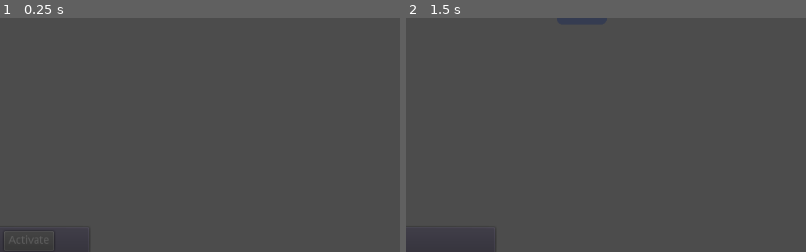
Above: before the commit, frames 1-2 (left to right).
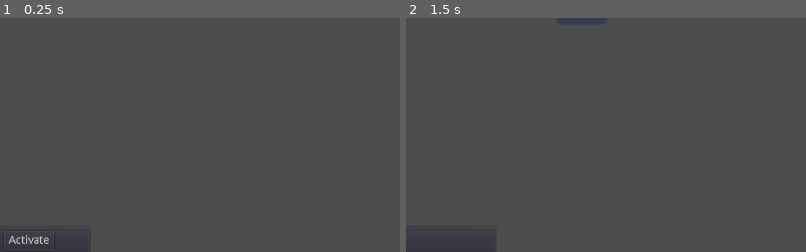
Above: after the commit, the same moments.

Repository: mwerezak/godot-heavy-gear
Game: Godot game, scene res://scripts/MainMap.tscn
Same seed, same stepped clock (60 frames per second), same inputs: the game is played once before the commit and once after it. The engine's default icon, where the game draws it, is replaced by a stand-in: a white triangle on a blue panel in a dark square.
Inputs (mouse positions are % of the whole screen's width and height, from its top left):
- Up to frame 1 (0.25 s): no input
- Up to frame 2 (1.5 s): click "Spawn Unit" at 0.5 s; tap Enter at 1.25 s; move the mouse to (72, 45) at 1.27 s; press the mouse at (72, 45) at 1.28 s; hold Right (view_pan_right) from 1.28 s (still down)
The pictures show only the part of the screen within x 47-97%, y 49-99%; the shares and areas given below are measured in that part.

The runs differ from the first frame. In frame 1, 0.2% of the frame differs, in the area x 2-13%, y 92-97%; in frame 2, nothing differs.

Commit message:
Reusable unit selection

Diff:
--- a/game/scripts/SelectableUnit.gd
+++ b/game/scripts/SelectableUnit.gd
@@ -12,16 +12,3 @@
 func _collider_mouse_exited():
 	has_mouse = false
 	emit_signal("mouse_exited")
-
-
-
-## TODO - this sucks
-
-onready var selected = $SelectedMarker
-
-func show_selected_marker(modulate=null):
-	selected.modulate = modulate if modulate else Color(1,1,1,1)
-	selected.show()
-
-func hide_selected_marker():
-	selected.hide()
--- a/game/scripts/SelectableUnit.tscn
+++ b/game/scripts/SelectableUnit.tscn
@@ -1,8 +1,7 @@
-[gd_scene load_steps=4 format=2]
+[gd_scene load_steps=3 format=2]
 
 [ext_resource path="res://scripts/SelectableUnit.gd" type="Script" id=1]
 [ext_resource path="res://icons/icon.png" type="Texture" id=2]
-[ext_resource path="res://icons/cadre_64.png" type="Texture" id=3]
 
 [node name="SelectableUnit" type="Node2D" index="0" groups=[
 "selectable_objects",
@@ -34,14 +33,6 @@
 build_mode = 0
 polygon = PoolVector2Array( -26.3511, 32.0606, 25.4142, 32.0606, 29.6202, 30.1194, 31.5614, 26.8841, 31.5614, -25.5284, 29.9437, -28.4402, 25.7378, -31.6755, -26.0276, -31.6755, -28.9394, -29.7343, -31.5277, -26.499, -31.8512, 23.9723, -30.8806, 28.1782 )
 
-[node name="SelectedMarker" type="Sprite" parent="." index="2"]
-
-visible = false
-position = Vector2( 0, -45 )
-scale = Vector2( 0.25, 0.25 )
-texture = ExtResource( 3 )
-_sections_unfolded = [ "Transform", "Visibility" ]
-
 [connection signal="mouse_entered" from="Collider" to="." method="_collider_mouse_entered"]
 
 [connection signal="mouse_exited" from="Collider" to="." method="_collider_mouse_exited"]
--- a/game/scripts/UIContext/ActivateUnit.gd
+++ b/game/scripts/UIContext/ActivateUnit.gd
@@ -1,65 +1,60 @@
 extends "UIContextBase.gd"
 
-const marker_hover_color = Color(1,1,1)
-const marker_selected_color = Color(0.25, 0.8, 0.25)
+const UnitSelectorSingle = preload("res://scripts/UnitSelectorSingle.gd")
+
+class OverlayFactory:
+	var _overlay_texture
+	var _modulate_color
+
+	func _init(modulate_color):
+		_modulate_color = modulate_color
+
+		var overlay_image = Image.new()
+		overlay_image.load("res://icons/cadre_64.png")
+
+		_overlay_texture = ImageTexture.new()
+		_overlay_texture.create_from_image(overlay_image)
+
+
+	func create_overlay_node(object):
+		var overlay = Sprite.new()
+		overlay.texture = _overlay_texture
+		overlay.modulate = _modulate_color
+		overlay.scale = Vector2(1,1)*0.25
+		overlay.offset = Vector2(0, -45/0.25)
+		return overlay
+
+
+var unit_selector = UnitSelectorSingle.new(
+	OverlayFactory.new(Color(0.7, 0.7, 0.7)),  #hover
+	OverlayFactory.new(Color(0.35, 1,0, 0.35)) #selected
+)
+
+var selection = null
 
 onready var select_button = $MarginContainer/HBoxContainer/Activate
 
-var selected = null setget set_selected, get_selected
-
-func activated(context_manager, args):
-	.activated(context_manager, args)
-	selected = null
+func deactivated(context_manager):
+	.deactivated(context_manager)
+	selection = null
 	select_button.disabled = true
 
-func resumed(context_manager):
-	.resumed(context_manager)
-	select_button.disabled = (get_selected() == null)
+## if we're hidden, also hide any selections
+func hide():
+	.hide()
+	if selection:
+		selection.hide()
+
+func show():
+	.show()
+	if selection:
+		selection.show()
 
 func objects_input(map, objects, event):
-	var selected = get_selected()
+	var cur_selected = selection.selected if selection else null
 	if event.is_action_pressed("click_select"):
-		var idx = -1
-		if selected:
-			idx = objects.find(selected)
-
-		var next_selected
-		if idx < 0:
-			#start with the first of the highlighed objects
-			set_selected(objects.front())
-		elif objects.size() > 1:
-			#cycle through highlighted objects
-			var next_object = objects[ (idx+1) % objects.size() ]
-			var prev_object = selected
-			set_selected(next_object)
-			highlight_object(prev_object)
-
-
+		if selection: selection.cleanup()
+		selection = unit_selector.create_selection(objects, selection)
+		unit_selector.highlight_objects(objects, cur_selected)
 	elif event is InputEventMouseMotion:
-		for object in objects:
-			if object != selected:
-				highlight_object(object)
-
-func set_selected(object):
-	var cur_selected = get_selected()
-	if cur_selected != object:
-		if cur_selected:
-			cur_selected.hide_selected_marker()
-
-		selected = weakref(object)
-		if object:
-			object.show_selected_marker(marker_selected_color)
-			select_button.disabled = false
-		else:
-			select_button.disabled = true
-
-func get_selected():
-	return selected.get_ref() if selected else null
-
-func highlight_object(object):
-	object.show_selected_marker(marker_hover_color)
-	object.connect("mouse_exited", self, "_on_object_mouse_exited", [object], CONNECT_ONESHOT)
-
-func _on_object_mouse_exited(object):
-	if object != get_selected():
-		object.hide_selected_marker()
+		unit_selector.highlight_objects(objects, cur_selected)
--- /dev/null
+++ b/game/scripts/UnitSelection.gd
@@ -0,0 +1,40 @@
+extends Reference
+
+var selected setget , get_selected
+var _selected_overlays = {}
+
+## we're very lax about what can be a selected_overlay
+## it is anything that can be queue_free()'d when the Selection is deleted.
+## it could be a child of object, but it doesn't have to be.
+func add(object, selected_overlay):
+	if !_selected_overlays.has(object):
+		_selected_overlays[object] = selected_overlay
+
+func has(object):
+	return _selected_overlays.has(object)
+
+## updates this selection to include the contents of another selection
+func extend(selection):
+	for object in selection._selected_overlays:
+		var overlay = selection._selected_overlays[object]
+		add(object, overlay)
+
+func get_selected():
+	return _selected_overlays.keys()
+
+func hide():
+	for overlay in _selected_overlays.values():
+		overlay.hide()
+
+func show():
+	for overlay in _selected_overlays.values():
+		overlay.show()
+
+func cleanup():
+	for overlay in _selected_overlays.values():
+		overlay.queue_free()
+
+## Remove all selected overlays when the selection is deleted.
+#func _notification(n):
+#	if n == NOTIFICATION_PREDELETE:
+#		cleanup()
--- /dev/null
+++ b/game/scripts/UnitSelector.gd
@@ -0,0 +1,56 @@
+extends Reference
+
+const UnitSelection = preload("res://scripts/UnitSelection.gd")
+
+## Note: any created overlays are transient, and can be deleted at any time.
+## we don't need to use weak references here since we track overlays using a Dictionary
+## but anyone accessing overlays from the outside should be aware of this.
+var _hover_overlay_factory
+var _selected_overlay_factory
+
+var _hover_overlays = {}
+
+func _init(hover_overlay_factory, selected_overlay_factory):
+	_hover_overlay_factory = hover_overlay_factory
+	_selected_overlay_factory = selected_overlay_factory
+
+func highlight_objects(hover_objects, exclude = null):
+	for object in hover_objects:
+		if !exclude || !exclude.has(object):
+			_attach_hover_overlay(object)
+
+## returns a new Selection
+## should be overriden by subclasses
+## by default, just select all highlighted objects
+func create_selection(select_objects):
+	return _create_selection(select_objects)
+
+func _attach_hover_overlay(object):
+	if !_hover_overlays.has(object):
+		var overlay = _hover_overlay_factory.create_overlay_node(object)
+		object.add_child(overlay)
+		object.connect("mouse_exited", self, "_clear_hover_overlay", [object], CONNECT_ONESHOT)
+		_hover_overlays[object] = overlay
+
+func _clear_hover_overlay(object):
+	if _hover_overlays.has(object):
+		var overlay = _hover_overlays[object]
+		_hover_overlays.erase(object)
+		overlay.queue_free()
+
+func _create_selection(objects):
+	var selection = UnitSelection.new()
+	for object in objects:
+		## check if any objects have hover overlays. If they do, remove them.
+		_clear_hover_overlay(object)
+		var selected_overlay = _selected_overlay_factory.create_overlay_node(object)
+		object.add_child(selected_overlay)
+		selection.add(object, selected_overlay)
+	return selection
+
+#let hover overlays remove themselves on mouse_exited?
+#func free():
+#	for object in _hover_overlays:
+#		var overlay = _hover_overlays[object]
+#		overlay.queue_free()
+#	.free()
--- /dev/null
+++ b/game/scripts/UnitSelectorSingle.gd
@@ -0,0 +1,24 @@
+## a UnitSelector that only selects a single object at a time.
+## if multiple objects are being highlighted, subsequent calls to create_selection()
+## should cycle through the highlighted objects
+
+extends "UnitSelector.gd"
+
+func _init(hover_factory, selected_factory).(hover_factory, selected_factory):
+	pass
+
+func create_selection(select_objects, current_selection=null):
+	var found_idx = -1
+	if current_selection:
+		for object in current_selection.selected:
+			found_idx = max(found_idx, select_objects.find(object))
+
+	var next_object
+	if found_idx < 0:
+		# start by selecting the first object
+		next_object = select_objects.front()
+	else:
+		# otherwise, cycle through to the next object
+		next_object = select_objects[ (found_idx+1) % select_objects.size() ]
+
+	return _create_selection([ next_object ])
